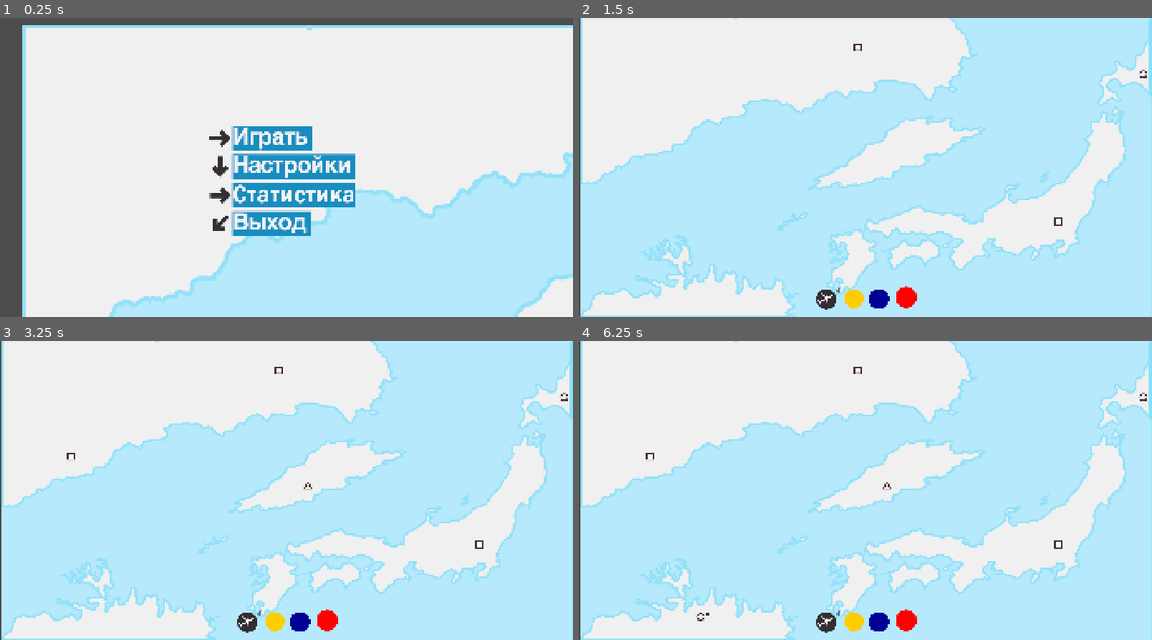
Above: before the commit, frames 1-4 (two rows, left to right).
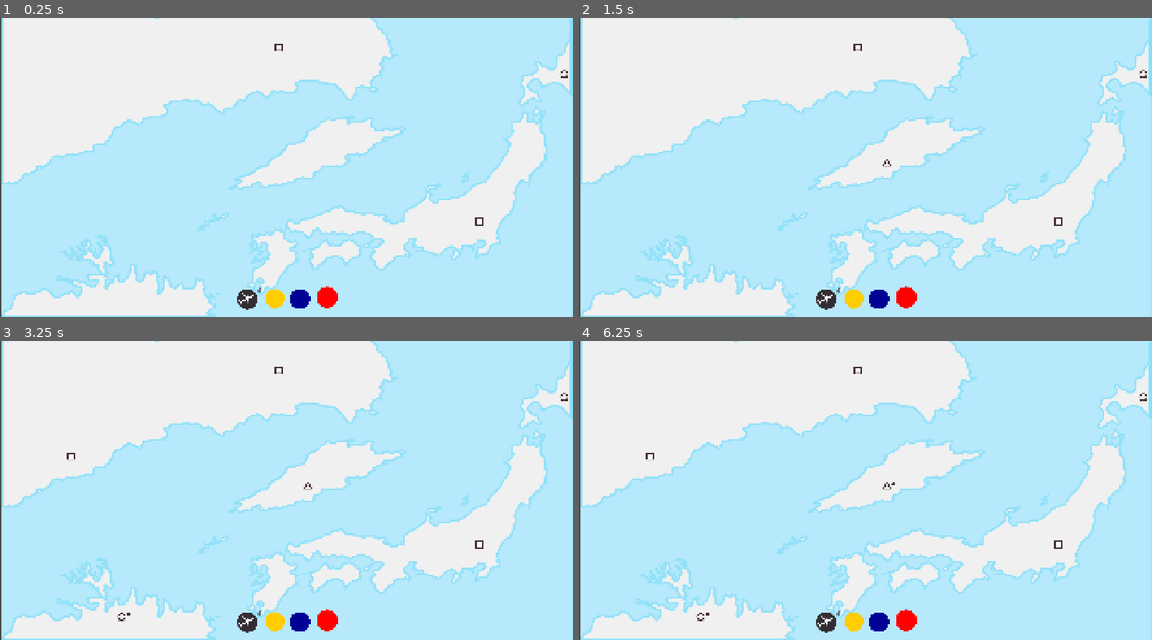
Above: after the commit, the same moments.

Repository: top-it-090304/Holding-Pattern
Game: Godot game, scene res://scene/Main.tscn
Two runs of this game, one before a commit and one after it. Both use one fixed random seed, a clock stepped at 60 frames per second and the inputs below. Before the commit the project starts from res://scene/StartMenu.tscn.
Inputs (mouse positions are in pixels of both pictures, inside the frame that each line leads up to):
- Up to frame 1 (0.25 s): no input
- Up to frame 2 (1.5 s): click (842, 137) at 0.52 s; click (854, 299) at 1.25 s
- Up to frame 3 (3.25 s): click (297, 622) at 2 s; click (326, 619) at 2.75 s
- Up to frame 4 (6.25 s): click (854, 622) at 3.5 s; click (876, 622) at 4.25 s; click (905, 619) at 5 s; click (854, 622) at 5.75 s

The runs differ from the first frame. In frame 1, 62% of the frame differs, in the area x 0-100%, y 0-100%; in frame 2, less than 0.1%; in frame 3, less than 0.1%; in frame 4, less than 0.1%.

Commit message:
UI: draw passangers in plane

Diff:
--- a/project.godot
+++ b/project.godot
@@ -11,7 +11,7 @@
 [application]
 
 config/name="Air Rout"
-run/main_scene="uid://dggwktu3dwg6x"
+run/main_scene="uid://w3majmenhb7r"
 config/features=PackedStringArray("4.6", "Forward Plus")
 run/max_fps=60
 config/icon="res://objects/icon.svg"
--- a/scripts/Plane.gd
+++ b/scripts/Plane.gd
@@ -112,15 +112,14 @@
 	cargo = cargo.filter(func(p_shape): return p_shape != airport.my_shape)
 
 	if cargo.size() < initial_cargo_size:
-		print("пассажир перевезен")
+		print("пассажиры перевезены")
 		queue_redraw()
 
 func _load_passenger(airport):
+	var line_shapes = GameData.lines_data[color + "_shapes"]
+
 	if cargo.size() >= max_seats:
 		return
-
-
-	var line_shapes = GameData.lines_data[color + "_shapes"]
 
 	var i = 0
 	while (i < airport.passengers.size()) and (cargo.size() < max_seats):
@@ -139,3 +138,29 @@
 	if cargo.size() > 0:
 		airport.queue_redraw()
 		queue_redraw()
+
+
+func _draw():
+	var p_size = 12.0
+	var spacing = 13.0
+	var start_offset = Vector2(-44, 0)
+
+
+	var p_color = Color(18.892, 18.892, 18.892, 0.475)
+
+	for i in range(cargo.size()):
+		var shape = cargo[i]
+		var pos = start_offset + Vector2(i * spacing, 0)
+
+		match shape:
+			GameData.ShapeType.CIRCLE:
+				draw_circle(pos, p_size / 2, p_color)
+			GameData.ShapeType.SQUARE:
+				draw_rect(Rect2(pos - Vector2(p_size/2, p_size/2), Vector2(p_size, p_size)), p_color)
+			GameData.ShapeType.TRIANGLE:
+				var points = PackedVector2Array([
+					pos + Vector2(0, -p_size/2),
+					pos + Vector2(p_size/2, p_size/2),
+					pos + Vector2(-p_size/2, p_size/2)
+				])
+				draw_colored_polygon(points, p_color)
